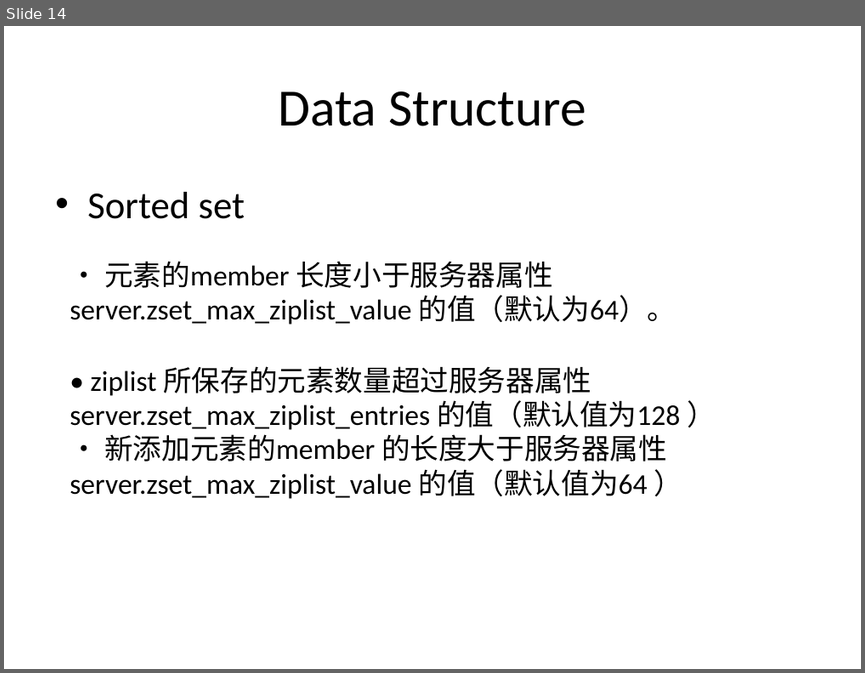
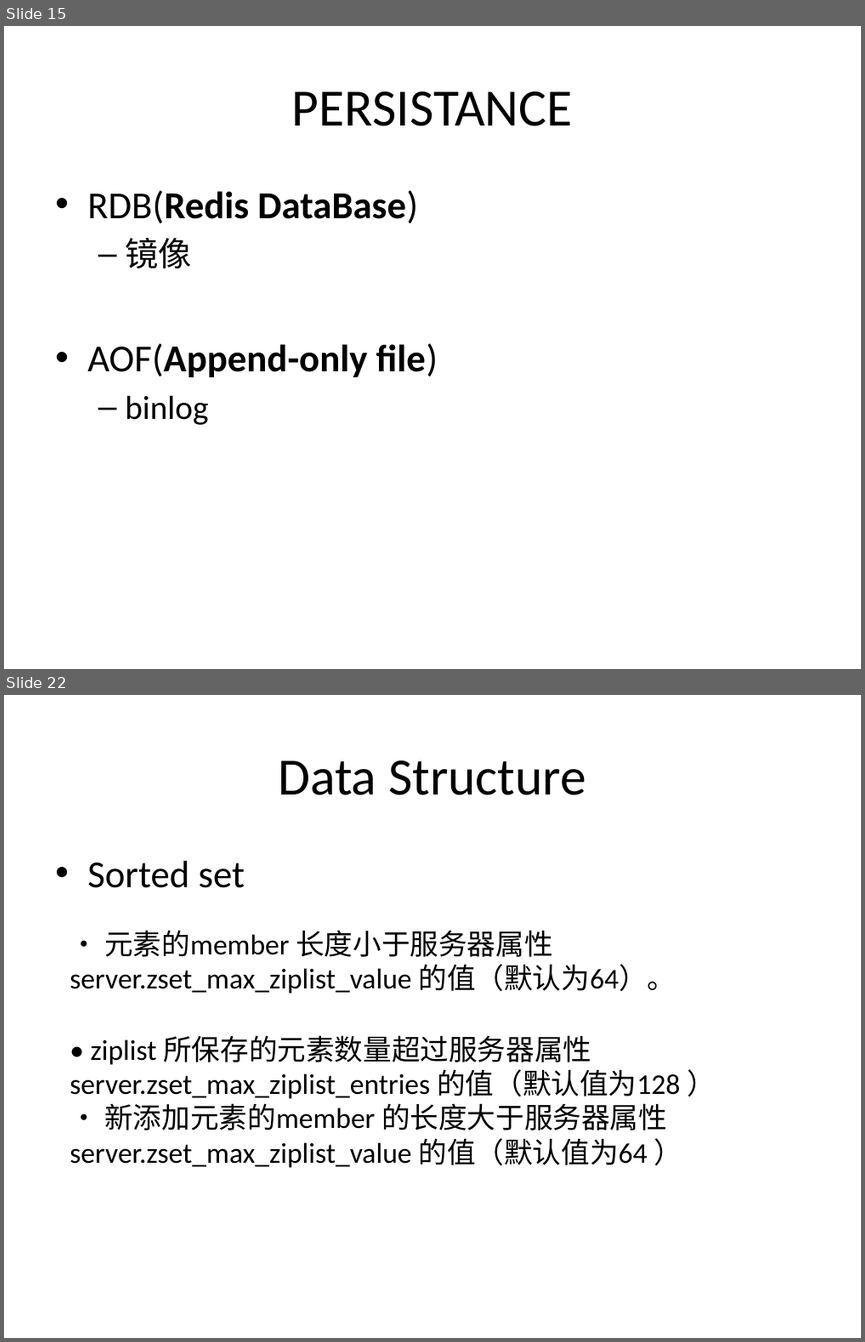
Before and after one commit to humanbeingxx/notes, a slide deck: redis/redis分享.pptx. Shown one above the other, each under a label of ours: slide 14 before the commit, slides 15 and 22 after it; the slides between them are not shown. The pictures are 865x673 and 865x1342 pixels, drawn with LibreOffice and Linux fonts; fonts in the diff are those of the drawing. Boxes give left, top, right and bottom in pixels: in the first picture for what was removed or moved away, otherwise in the second. Text is boxed around its words. In the diff, an @@ line names an element or a change of style, - is before the commit and + after.

```diff
--- a/redis/redis分享.pptx
+++ b/redis/redis分享.pptx
@@ slide 15 added at [4, 26, 861, 669], background #FFFFFF @@
@@ title added at [292, 91, 573, 126], 44 pt, text #000000 @@
+PERSISTANCE
@@ text added at [87, 190, 438, 425], 32 pt, text #000000, bold @@
+• RDB(Redis DataBase)
+  – 镜像
+• AOF(Append-only file)
+  – binlog
@@ what was slide 14 is now slide 22 @@
```
Also in this commit, not shown: 8 other slides added.
